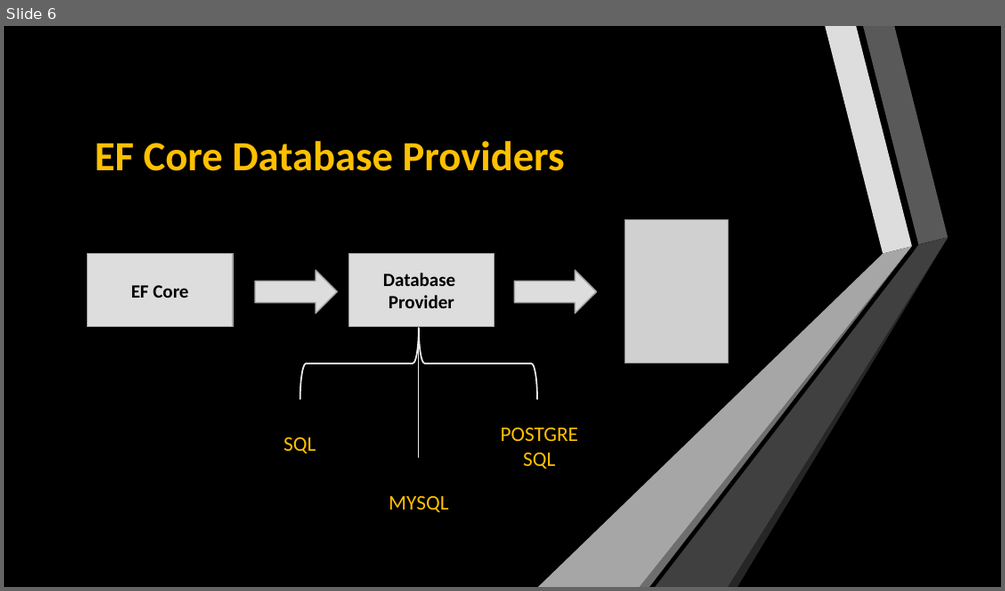
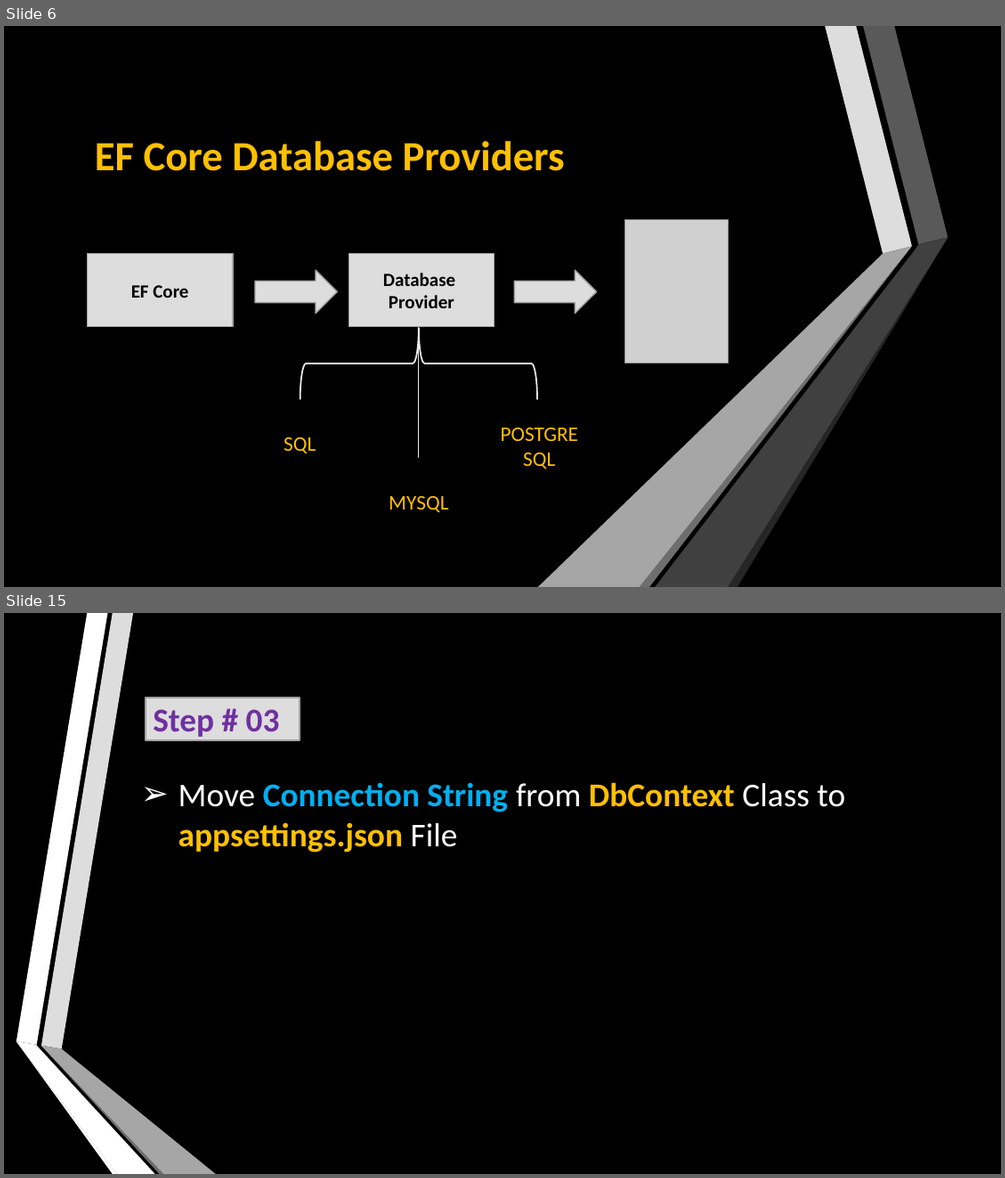
Before and after one commit to Marium-Younus/ASP_MVC_Core, a slide deck: PowerPoint Presentation/Entity Framework ASP.NET Core.pptx. Shown one above the other, each under a label of ours: slide 6 before the commit, slides 6 and 15 after it; the slides between them are not shown. The pictures are 1005x591 and 1005x1178 pixels, drawn with LibreOffice and Linux fonts; fonts in the diff are those of the drawing; grey boxes stand for pictures. Boxes give left, top, right and bottom in pixels: in the first picture for what was removed or moved away, otherwise in the second. Text is boxed around its words. In the diff, an @@ line names an element or a change of style, - is before the commit and + after.

```diff
--- a/PowerPoint Presentation/Entity Framework ASP.NET Core.pptx
+++ b/PowerPoint Presentation/Entity Framework ASP.NET Core.pptx
@@ slide 15 added at (x1=4, y1=613, x2=1001, y2=1174), background #000000; not listed: 6 template elements that a slide beside it also shows @@
@@ rectangle added at (x1=146, y1=698, x2=299, y2=741), fill #DDDDDD, outline #A3A3A3 1.25 pt, 32 pt, text #7030A0, bold @@
+Step # 03
@@ text added at (x1=178, y1=782, x2=845, y2=852), 32 pt, text #FFC000, bold @@
+➢ Move Connection String from DbContext Class to appsettings.json File
```
Also in this commit, not shown: 9 other slides added.
